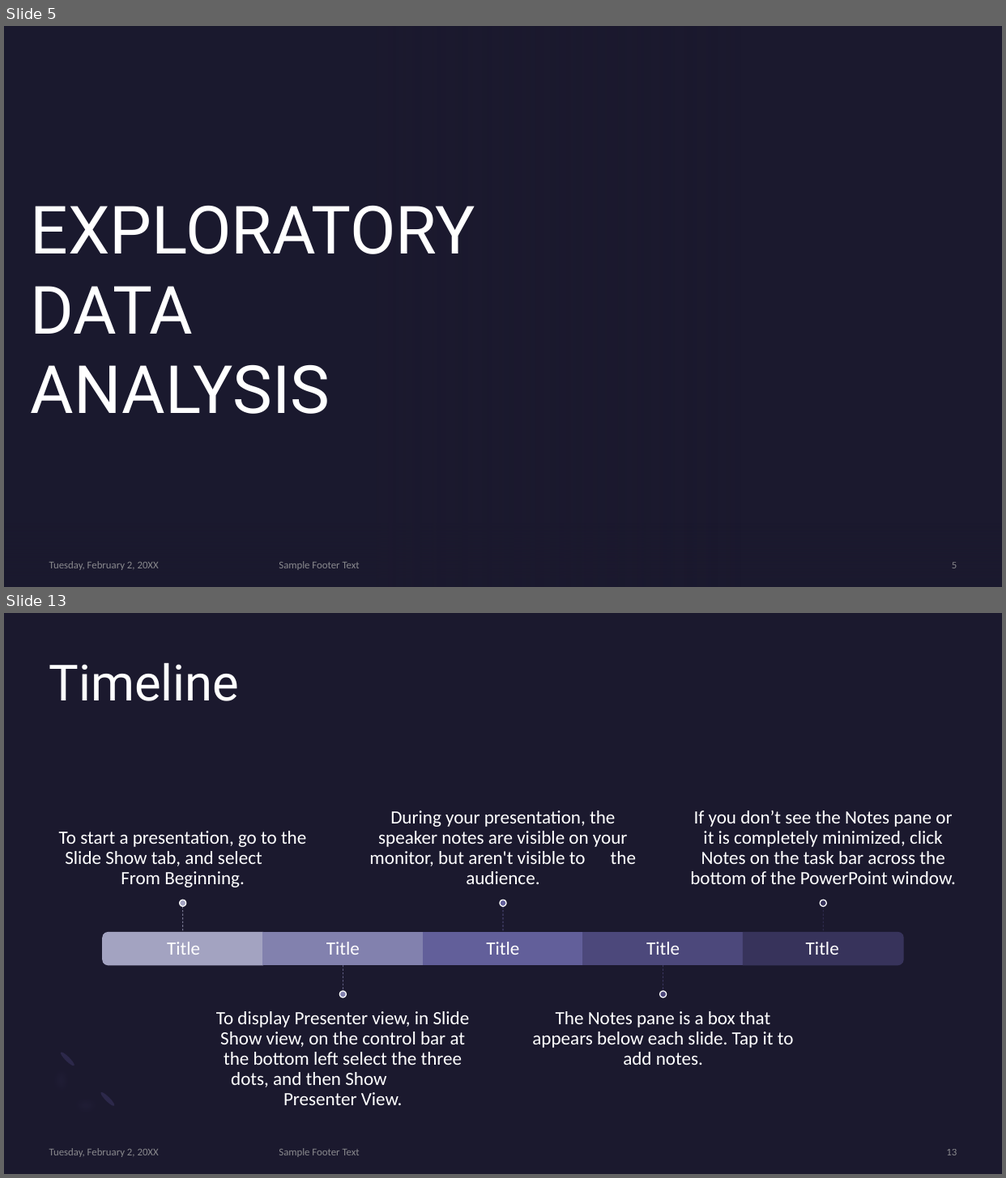
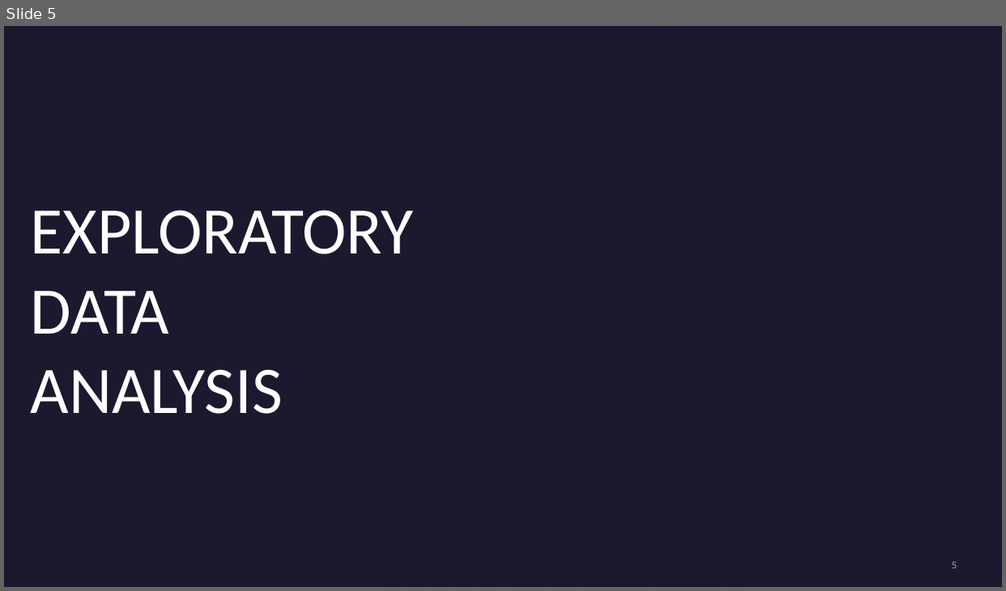
Before and after one commit to kwanda2426/kwanda_mlondi, a slide deck: STOCK MARKET INVESTMENT STRATEGY.pptx. Shown one above the other, each under a label of ours: slides 5 and 13 before the commit, slide 5 after it; the slides between them are not shown. The pictures are 1006x1178 and 1006x591 pixels, drawn with LibreOffice and Linux fonts; fonts in the diff are those of the drawing; background and template pictures are left out. Boxes give left, top, right and bottom in pixels: in the first picture for what was removed or moved away, otherwise in the second. Text is boxed around its words. In the diff, an @@ line names an element or a change of style, - is before the commit and + after.

```diff
--- a/STOCK MARKET INVESTMENT STRATEGY.pptx
+++ b/STOCK MARKET INVESTMENT STRATEGY.pptx
@@ slide 13 removed at bbox=[4, 613, 1002, 1174], background #1B192E @@
@@ title removed at bbox=[49, 662, 240, 701] @@
-Timeline
@@ group removed at bbox=[59, 811, 956, 1105]: 10 texts, 5 lines, 5 ellipses, 3 rectangles, 2 round same rects @@
-Title
-To start a presentation, go to the Slide Show tab, and select From Beginning.
-Title
-To display Presenter view, in Slide Show view, on the control bar at the bottom left select the three dots, and then Show Presenter View.
-Title
-During your presentation, the speaker notes are visible on your monitor, but aren't visible to the audience.
-Title
-The Notes pane is a box that appears below each slide. Tap it to add notes.
-Title
-If you don’t see the Notes pane or it is completely minimized, click Notes on the task bar across the bottom of the PowerPoint window.
@@ freeform shape removed at bbox=[33, 1049, 117, 1133] @@
@@ ellipse removed at bbox=[59, 1050, 76, 1067] @@
@@ ellipse removed at bbox=[99, 1091, 116, 1108] @@
@@ text removed at bbox=[49, 1148, 159, 1157] @@
-Tuesday, February 2, 20XX
@@ text removed at bbox=[279, 1148, 360, 1157] @@
-Sample Footer Text
@@ page number removed at bbox=[946, 1149, 957, 1156] @@
-13
@@ slide 5 changed as well @@
@@ title "EXPLORATORY DATA ANALYSIS" at bbox=[31, 210, 414, 414]: font Roboto to Calibri @@
@@ page number at bbox=[952, 562, 957, 569]: text colour #A6A6A6 at 80% opacity to #A5A5A5 @@
@@ text removed at bbox=[49, 561, 159, 570] @@
-Tuesday, February 2, 20XX
@@ text removed at bbox=[279, 561, 360, 570] @@
-Sample Footer Text
```
Also in this commit, not shown: 5 other slides changed, 13 slides added, 10 other slides removed, 3 other files.
